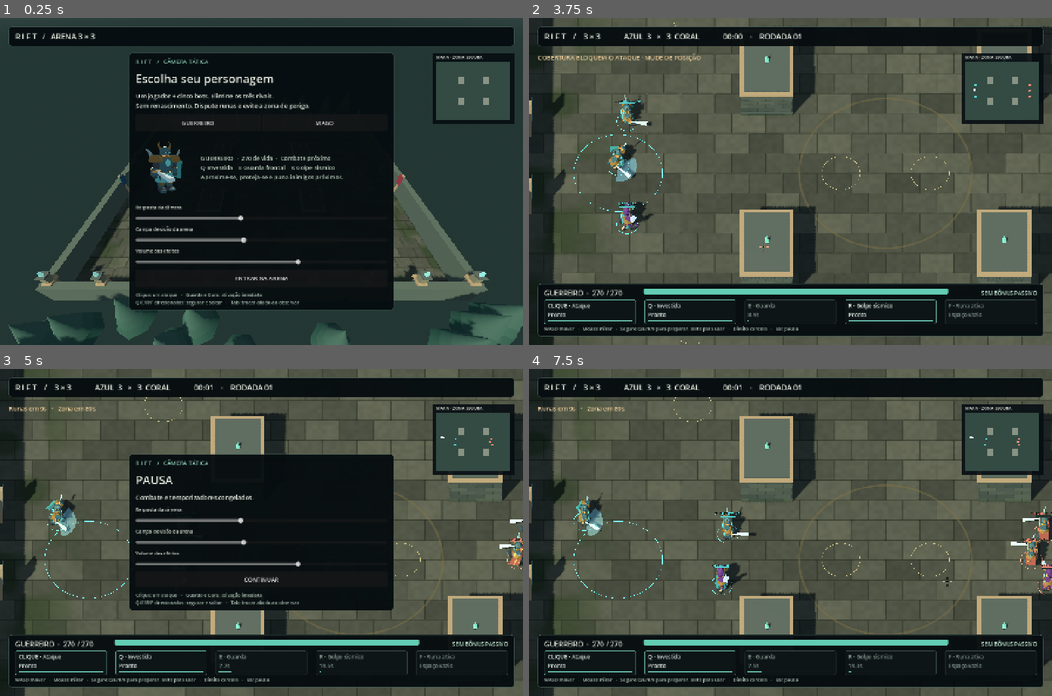
Above: before the commit, frames 1-4 (two rows, left to right).
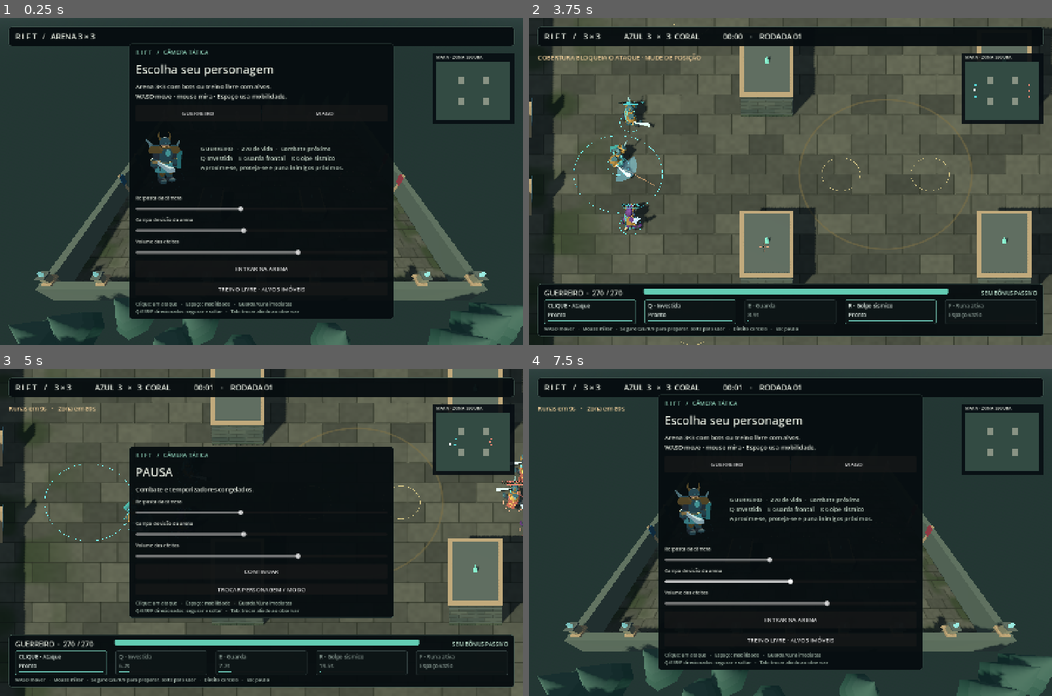
Above: after the commit, the same moments.

Repository: eduardo-aop/JoguinhoO
Game: Godot game, scene res://scenes/arena.tscn
Same seed, same stepped clock (60 frames per second), same inputs: the game is played once before the commit and once after it.
Inputs (mouse positions are in pixels of both pictures, inside the frame that each line leads up to):
- Up to frame 1 (0.25 s): no input
- Up to frame 2 (3.75 s): click "ENTRAR NA ARENA" at 0.5 s; tap Enter at 1.25 s; move the mouse to (905, 165) at 1.27 s; hold D (move_right) 1.28-2.03 s; tap E at 1.35, 2.3, 3.6 s; click (905, 165) at 1.42 s; tap Space at 1.52, 1.55, 1.82, 2, 2.1, 2.27, 2.57, 3.05 s; move the mouse to (685, 197) at 2.02 s; hold S (move_back) 2.03-2.78 s; click (685, 197) at 2.17 s; move the mouse to (842, 109) at 2.77 s; hold D (move_right) 2.78-3.53 s; tap Q at 2.85 s; click (842, 109) at 2.92 s; move the mouse to (764, 246) at 3.52 s; hold W (move_forward) from 3.53 s (still down); click (764, 246) at 3.67 s
- Up to frame 3 (5 s): tap Space at 3.77, 4.07, 4.52, 4.55, 4.82 s; move the mouse to (418, 581) at 4.27 s; release W (move_forward) at 4.28 s; hold A (move_left) from 4.28 s (still down); tap R at 4.35 s; click (418, 581) at 4.42 s; tap Escape at 4.9 s
- Up to frame 4 (7.5 s): release A (move_left) at 5 s; click (790, 588) at 5 s, where only the run after the commit has a clickable "TROCAR PERSONAGEM / MODO"; move the mouse to (633, 483) at 5.77 s; hold A (move_left) 5.78-6.53 s; tap F at 5.85 s; click (633, 483) at 5.92 s; tap Space at 6.02, 6.32, 6.8 s; tap E at 6.05 s; move the mouse to (816, 532) at 6.52 s; hold S (move_back) 6.53-7.25 s; tap Tab at 6.6 s; click (816, 532) at 6.67 s; click (790, 578) at 7.25 s, where only the run before the commit has a clickable "CONTINUAR"

The runs differ from the first frame. In frame 1, 8.4% of the frame differs, in the area x 24-76%, y 8-92%; in frame 2, 2.1%; in frame 3, 18%; in frame 4, 76%, in the area x 0-100%, y 0-100%.

Commit message:
feat: refina controles de arena e adiciona treino livre

Diff:
--- /dev/null
+++ b/docs/validacao-brawler/report.json
@@ -0,0 +1,176 @@
+{
+  "generated_utc": "2026-09-11T13:04:01.297830+00:00",
+  "project": "JoguinhoO",
+  "tests": [
+    {
+      "name": "brawler",
+      "checks": 25,
+      "failures": 0,
+      "exit_code": 0,
+      "script_errors": false,
+      "unexpected_errors": [],
+      "environment_warnings": [
+        "ERROR: Failed to open 'user://logs/godot2026-09-11T10.04.01.log'.",
+        "ERROR: Failed to open log file for writing: user://logs/godot.log",
+        "ERROR: Condition \"ret != noErr\" is true. Returning: \"\""
+      ],
+      "passed": true
+    },
+    {
+      "name": "suite",
+      "checks": 67,
+      "failures": 0,
+      "exit_code": 0,
+      "script_errors": false,
+      "unexpected_errors": [],
+      "environment_warnings": [
+        "ERROR: Failed to open 'user://logs/godot2026-09-11T10.04.01.log'.",
+        "ERROR: Failed to open log file for writing: user://logs/godot.log",
+        "ERROR: Condition \"ret != noErr\" is true. Returning: \"\""
+      ],
+      "passed": true
+    },
+    {
+      "name": "polish",
+      "checks": 20,
+      "failures": 0,
+      "exit_code": 0,
+      "script_errors": false,
+      "unexpected_errors": [],
+      "environment_warnings": [
+        "ERROR: Failed to open 'user://logs/godot2026-09-11T10.04.04.log'.",
+        "ERROR: Failed to open log file for writing: user://logs/godot.log",
+        "ERROR: Condition \"ret != noErr\" is true. Returning: \"\""
+      ],
+      "passed": true
+    },
+    {
+      "name": "control",
+      "checks": 19,
+      "failures": 0,
+      "exit_code": 0,
+      "script_errors": false,
+      "unexpected_errors": [],
+      "environment_warnings": [
+        "ERROR: Failed to open 'user://logs/godot2026-09-11T10.04.04.log'.",
+        "ERROR: Failed to open log file for writing: user://logs/godot.log",
+        "ERROR: Condition \"ret != noErr\" is true. Returning: \"\""
+      ],
+      "passed": true
+    },
+    {
+      "name": "tactical_camera",
+      "checks": 22,
+      "failures": 0,
+      "exit_code": 0,
+      "script_errors": false,
+      "unexpected_errors": [],
+      "environment_warnings": [
+        "ERROR: Failed to open 'user://logs/godot2026-09-11T10.04.04.log'.",
+        "ERROR: Failed to open log file for writing: user://logs/godot.log",
+        "ERROR: Condition \"ret != noErr\" is true. Returning: \"\""
+      ],
+      "passed": true
+    },
+    {
+      "name": "input_and_stress",
+      "checks": 26,
+      "failures": 0,
+      "exit_code": 0,
+      "script_errors": false,
+      "unexpected_errors": [],
+      "environment_warnings": [
+        "ERROR: Failed to open 'user://logs/godot2026-09-11T10.04.04.log'.",
+        "ERROR: Failed to open log file for writing: user://logs/godot.log",
+        "ERROR: Condition \"ret != noErr\" is true. Returning: \"\""
+      ],
+      "passed": true
+    },
+    {
+      "name": "attack_timing",
+      "checks": 6,
+      "failures": 0,
+      "exit_code": 0,
+      "script_errors": false,
+      "unexpected_errors": [],
+      "environment_warnings": [
+        "ERROR: Failed to open 'user://logs/godot2026-09-11T10.04.19.log'.",
+        "ERROR: Failed to open log file for writing: user://logs/godot.log",
+        "ERROR: Condition \"ret != noErr\" is true. Returning: \"\""
+      ],
+      "passed": true
+    },
+    {
+      "name": "effects",
+      "checks": 18,
+      "failures": 0,
+      "exit_code": 0,
+      "script_errors": false,
+      "unexpected_errors": [],
+      "environment_warnings": [
+        "ERROR: Failed to open 'user://logs/godot2026-09-11T10.04.19.log'.",
+        "ERROR: Failed to open log file for writing: user://logs/godot.log",
+        "ERROR: Condition \"ret != noErr\" is true. Returning: \"\""
+      ],
+      "passed": true
+    },
+    {
+      "name": "tactics",
+      "checks": 8,
+      "failures": 0,
+      "exit_code": 0,
+      "script_errors": false,
+      "unexpected_errors": [],
+      "environment_warnings": [
+        "ERROR: Failed to open 'user://logs/godot2026-09-11T10.04.19.log'.",
+        "ERROR: Failed to open log file for writing: user://logs/godot.log",
+        "ERROR: Condition \"ret != noErr\" is true. Returning: \"\""
+      ],
+      "passed": true
+    },
+    {
+      "name": "telemetry",
+      "checks": 7,
+      "failures": 0,
+      "exit_code": 0,
+      "script_errors": false,
+      "unexpected_errors": [],
+      "environment_warnings": [
+        "ERROR: Failed to open 'user://logs/godot2026-09-11T10.04.19.log'.",
+        "ERROR: Failed to open log file for writing: user://logs/godot.log",
+        "ERROR: Condition \"ret != noErr\" is true. Returning: \"\""
+      ],
+      "passed": true
+    },
+    {
+      "name": "dash_timing",
+      "checks": 6,
+      "failures": 0,
+      "exit_code": 0,
+      "script_errors": false,
+      "unexpected_errors": [],
+      "environment_warnings": [
+        "ERROR: Failed to open 'user://logs/godot2026-09-11T10.04.19.log'.",
+        "ERROR: Failed to open log file for writing: user://logs/godot.log",
+        "ERROR: Condition \"ret != noErr\" is true. Returning: \"\""
+      ],
+      "passed": true
+    },
+    {
+      "name": "hitbox",
+      "checks": 8,
+      "failures": 0,
+      "exit_code": 0,
+      "script_errors": false,
+      "unexpected_errors": [],
+      "environment_warnings": [
+        "ERROR: Failed to open 'user://logs/godot2026-09-11T10.04.20.log'.",
+        "ERROR: Failed to open log file for writing: user://logs/godot.log",
+        "ERROR: Condition \"ret != noErr\" is true. Returning: \"\""
+      ],
+      "passed": true
+    }
+  ],
+  "checks": 232,
+  "passed": true
+}
--- a/scripts/arena.gd
+++ b/scripts/arena.gd
@@ -14,6 +14,7 @@
 var spectator: RiftFighter
 var hud: RiftHUD
 var overview: Camera3D
+var practice_mode := false
 var active := false
 var elapsed := 0.0
 var countdown := -1.0
@@ -147,8 +148,9 @@
 		marker.scale = Vector3.ONE
 	win_queued = false
 
-func start_round(hero_choice: String = "warrior", skip_countdown: bool = false) -> void:
+func start_round(hero_choice: String = "warrior", skip_countdown: bool = false, practice: bool = false) -> void:
 	clear_round()
+	practice_mode = practice
 	selected_hero = hero_choice
 	round_number += 1
 	elapsed = 0
@@ -168,6 +170,14 @@
 			fighters.append(f)
 			if f.human:
 				player = f
+	if practice_mode:
+		player.position = Vector3(0,.01,6)
+		for i in fighters.size():
+			var f := fighters[i]
+			if not f.human:
+				f.set_physics_process(false)
+				f.position = Vector3((i-4)*4,.01,-2) if f.team == 1 else Vector3(-15,.01,(i-1)*4)
+				f.rotation.y = PI
 	rig = ThirdPersonRig.new()
 	rig.settings = settings
 	rig.actor = player
@@ -191,10 +201,11 @@
 		spawn_runes()
 		next_runes += RiftRules.RUNE_INTERVAL
 	update_rune_warning()
-	update_zone(dt)
+	if not practice_mode:
+		update_zone(dt)
 	if is_instance_valid(rig) and is_instance_valid(rig.actor):
 		rig.actor.model.visible = rig.model_visible
-	if elapsed >= RiftRules.ROUND_LIMIT:
+	if not practice_mode and elapsed >= RiftRules.ROUND_LIMIT:
 		adjudicate()
 
 func update_rune_warning() -> void:
--- a/scripts/camera_rig.gd
+++ b/scripts/camera_rig.gd
@@ -86,9 +86,6 @@
 				excluded.append(ally.get_rid())
 	var query := PhysicsRayQueryParameters3D.create(origin,destination,1 | 2,excluded)
 	var hit := get_world_3d().direct_space_state.intersect_ray(query)
-	if not hit.is_empty() and hit.collider is RiftFighter:
-		hit.position = hit.collider.global_position + Vector3.UP*1.2
-		return hit
 	# Ranged shots intersect the cursor ray at launch height, so the visible
 	# trajectory passes through the marker instead of above it.
 	var point := ground_at(cursor)
@@ -98,4 +95,4 @@
 		if at_height != null:
 			point = at_height
 	point.y = height
-	return {"position":point,"collider":null}
+	return {"position":point,"collider":hit.get("collider")}
--- a/scripts/fighter.gd
+++ b/scripts/fighter.gd
@@ -137,6 +137,10 @@
 		elif event.button_index == MOUSE_BUTTON_RIGHT:
 			cancel_prepare()
 	if event is InputEventKey and not event.echo:
+		if event.physical_keycode == KEY_SPACE and event.pressed:
+			refresh_cursor_aim()
+			cast(0 if hero == "warrior" else 1)
+			return
 		var slot := [KEY_Q,KEY_E,KEY_R,KEY_F].find(event.physical_keycode)
 		if slot >= 0:
 			refresh_cursor_aim()
@@ -230,6 +234,8 @@
 		velocity = dash_direction*23*dash_fraction
 	else:
 		var acceleration: float = arena.settings.stopping_rate if move_axis_world.length() < .1 else arena.settings.acceleration_rate
+		if Vector3(velocity.x,0,velocity.z).dot(move_axis_world) < 0:
+			acceleration = maxf(acceleration,100.0)
 		var horizontal := Vector2(velocity.x,velocity.z)
 		var target_velocity := Vector2(move_axis_world.x,move_axis_world.z)*speed
 		horizontal = horizontal.move_toward(target_velocity,acceleration*dt)
@@ -372,6 +378,8 @@
 	movement_preview_blocked = false
 	if preparing < 0:
 		aim_indicator.hide()
+		if human:
+			show_basic_aim()
 		return
 	aim_indicator.show()
 	aim_indicator.position = Vector3(0,.05,0)
@@ -417,6 +425,24 @@
 		show_path_preview(global_position,Vector3(point.x,global_position.y,point.z),color)
 	aim_indicator.material_override.albedo_color = color
 
+func show_basic_aim() -> void:
+	var reach: float = stats.range
+	var color := Color("ff946d") if aim_obstructed else Color("8be8df")
+	if hero == "warrior":
+		show_path_preview(global_position,global_position+forward_flat()*reach,color)
+		return
+	var origin := global_position+Vector3.UP*1.2
+	var point := origin+(aim_point-origin).normalized()*reach
+	var excluded: Array[RID] = []
+	for ally in arena.fighters:
+		if ally.team == team: excluded.append(ally.get_rid())
+	var hit := get_world_3d().direct_space_state.intersect_ray(PhysicsRayQueryParameters3D.create(origin,point,3,excluded))
+	if not hit.is_empty(): point = hit.position
+	show_path_preview(origin,point,color)
+	# Projectiles and this guide share the same launch plane.
+	path_indicator.global_position.y = origin.y
+	path_indicator.material_override.albedo_color.a = .22
+
 func show_path_preview(from: Vector3,to: Vector3,color: Color) -> void:
 	from.y = .07
 	to.y = .07
@@ -464,6 +490,12 @@
 	if not environmental:
 		if source != null and source.human:
 			arena.hud.hit_confirm(blocked)
+	if hp <= 0 and arena.practice_mode and not human:
+		hp = max_hp
+		arena.hud.notify("ALVO RESTAURADO",.6)
+	if arena.practice_mode and not human:
+		hp_bar.scale.x = maxf(.001,hp/max_hp)
+		caption.text = "ALVO · %d" % ceili(hp)
 	if hp <= 0:
 		if not environmental and source is RiftFighter:
 			source.eliminations += 1
--- a/scripts/hud.gd
+++ b/scripts/hud.gd
@@ -12,6 +12,8 @@
 var combat_panel: PanelContainer
 var choice_row: HBoxContainer
 var launch: Button
+var selection_button: Button
+var practice_button: Button
 var resume_button: Button
 var top: Label
 var info: Label
@@ -245,12 +247,24 @@
 	launch.custom_minimum_size.y = 48
 	launch.pressed.connect(func(): arena.start_round(arena.selected_hero))
 	list.add_child(launch)
+	practice_button = Button.new()
+	practice_button.text = "TREINO LIVRE · ALVOS IMÓVEIS"
+	practice_button.custom_minimum_size.y = 38
+	practice_button.pressed.connect(func(): arena.start_round(arena.selected_hero,true,true))
+	list.add_child(practice_button)
 	resume_button = Button.new()
 	resume_button.text = "CONTINUAR"
 	resume_button.custom_minimum_size.y = 42
 	resume_button.pressed.connect(resume_game)
 	list.add_child(resume_button)
-	list.add_child(label("Clique: um ataque   ·   Guarda e Cura: ativação imediata\nQ/E/R/F direcionados: segurar e soltar   ·   Tab: trocar aliado ao observar",13,Color("a9bfb0")))
+	selection_button = Button.new()
+	selection_button.text = "TROCAR PERSONAGEM / MODO"
+	selection_button.pressed.connect(func():
+		arena.clear_round()
+		arena.overview.current = true
+		show_selection())
+	list.add_child(selection_button)
+	list.add_child(label("Clique: um ataque   ·   Espaço: mobilidade   ·   Guarda/Cura imediatas\nQ/E/R/F direcionados: segurar e soltar   ·   Tab: trocar aliado ao observar",13,Color("a9bfb0")))
 
 func update_choice() -> void:
 	hero_preview.show_hero(arena.selected_hero)
@@ -260,6 +274,15 @@
 		choice_label.text = "MAGO  ·  200 de vida  ·  Distância e controle\nQ Orbe explosivo    E Passo arcano    R Campo glacial\nMantenha distância e controle áreas com magia."
 
 func show_selection() -> void:
+	title.text = "Escolha seu personagem"
+	description.text = "Arena 3×3 com bots ou treino livre com alvos.\nWASD move · mouse mira · Espaço usa mobilidade."
+	choice_row.show()
+	choice_label.show()
+	hero_details.show()
+	launch.show()
+	launch.text = "ENTRAR NA ARENA"
+	practice_button.show()
+	selection_button.hide()
 	overlay.show()
 	resume_button.hide()
 	update_choice()
@@ -286,6 +309,8 @@
 	choice_label.hide()
 	hero_details.hide()
 	launch.hide()
+	practice_button.hide()
+	selection_button.show()
 	resume_button.show()
 	overlay.show()
 	Input.mouse_mode = Input.MOUSE_MODE_VISIBLE
@@ -304,6 +329,8 @@
 	hero_details.show()
 	launch.show()
 	launch.text = "PRÓXIMA RODADA"
+	practice_button.show()
+	selection_button.hide()
 	resume_button.hide()
 	update_choice()
 	overlay.show()
@@ -369,7 +396,7 @@
 	notification_time = maxf(0,notification_time-dt)
 	if not f.alive:
 		info.text = "ELIMINADO · OBSERVANDO ALIADO · TAB PARA TROCAR"
-	elif arena.elapsed >= RiftRules.ZONE_START and not arena.inside_zone(f.global_position):
+	elif not arena.practice_mode and arena.elapsed >= RiftRules.ZONE_START and not arena.inside_zone(f.global_position):
 		info.text = "FORA DA ÁREA SEGURA · VOLTE AO CENTRO!"
 	elif f.preparing >= 0 and f.movement_preview_blocked:
 		info.text = "TRAJETO BLOQUEADO · MUDE A DIREÇÃO OU CANCELE"
@@ -379,6 +406,8 @@
 		info.text = "COBERTURA BLOQUEIA O ATAQUE · MUDE DE POSIÇÃO"
 	elif notification_time > 0:
 		info.text = toast_message
+	elif arena.practice_mode:
+		info.text = "TREINO · ESPAÇO: MOBILIDADE · ALVOS RESTAURAM VIDA · ESC: MENU"
 	elif arena.elapsed >= RiftRules.ZONE_START:
 		info.text = "ZONA DE PERIGO · FIQUE NA ÁREA SEGURA" if arena.inside_zone(f.global_position) else "FORA DA ÁREA SEGURA · VOLTE AO CENTRO!"
 	elif arena.elapsed >= RiftRules.ZONE_START-10:
--- a/scripts/settings.gd
+++ b/scripts/settings.gd
@@ -12,8 +12,8 @@
 		if not is_finite(value): return
 		effects_volume = clampf(value,0,1)
 		effects_volume_changed.emit(effects_volume)
-@export var acceleration_rate: float = 34.0
-@export var stopping_rate: float = 44.0
+@export var acceleration_rate: float = 70.0
+@export var stopping_rate: float = 90.0
 @export var input_buffer_window: float = 0.12
 
 const PREFERENCES_PATH := "user://tactical-preferences.cfg"
--- /dev/null
+++ b/tests/brawler.gd
@@ -0,0 +1,58 @@
+extends SceneTree
+var checks := 0
+var failures := 0
+func _initialize() -> void: call_deferred("run")
+func check(ok: bool,label: String) -> void:
+	checks += 1
+	if not ok: failures += 1
+	print("PASS " if ok else "FAIL ",label)
+func frames(n: int) -> void:
+	for i in n: await physics_frame
+func run() -> void:
+	var game: RiftArena = load("res://scenes/arena.tscn").instantiate()
+	root.add_child(game)
+	for hero in ["warrior","mage"]:
+		game.start_round(hero,true,true)
+		await frames(3)
+		var p := game.player
+		p.set_physics_process(false)
+		check(game.practice_mode and game.active,"practice starts immediately "+hero)
+		check(game.fighters.filter(func(f): return not f.human).all(func(f): return not f.is_physics_processing()),"practice opponents stay still "+hero)
+		var dummy := game.fighters[3]
+		dummy.take_damage(30,p,p.position)
+		check(dummy.hp == dummy.max_hp-30 and dummy.hp_bar.scale.x < 1,"practice dummy displays damage "+hero)
+		dummy.take_damage(10000,p,p.position)
+		check(dummy.alive and dummy.hp == dummy.max_hp and p.eliminations == 0,"practice target restores without scoring an elimination "+hero)
+		game.elapsed = 170
+		game._physics_process(.1)
+		check(game.active and game.zone_half == RiftRules.MAP_HALF,"practice has no time limit or zone "+hero)
+		p.update_indicator()
+		check(p.path_indicator.visible,"idle player has visible attack range guide "+hero)
+		Input.action_press("move_right")
+		p.velocity = Vector3.ZERO
+		for i in 6: p._physics_process(1.0/60)
+		check(p.velocity.x > float(p.stats.speed)*.95,"movement reaches speed within 100 ms "+hero)
+		Input.action_release("move_right")
+		Input.action_press("move_left")
+		for i in 8: p._physics_process(1.0/60)
+		check(p.velocity.x < -float(p.stats.speed)*.95,"direction reversal responds within 134 ms "+hero)
+		Input.action_release("move_left")
+		var space := InputEventKey.new()
+		space.physical_keycode = KEY_SPACE
+		space.pressed = true
+		p._unhandled_input(space)
+		var slot := 0 if hero == "warrior" else 1
+		check(p.cooldowns[slot] > 0,"space uses class mobility "+hero)
+		var uses: int = p.abilities_used[slot]
+		p._unhandled_input(space)
+		check(p.abilities_used[slot] == uses,"space respects mobility cooldown "+hero)
+		game.hud.pause_game()
+		check(game.hud.selection_button.visible and not game.hud.practice_button.visible,"pause exposes mode switch "+hero)
+		game.hud.selection_button.pressed.emit()
+		check(not game.active and not paused and game.hud.launch.visible and game.hud.practice_button.visible,"mode switch restores full selection "+hero)
+	game.start_round("warrior",true)
+	check(not game.practice_mode and game.fighters.all(func(f): return f.is_physics_processing()),"regular arena restores bots after practice")
+	game.queue_free()
+	await frames(3)
+	print("BRAWLER_COMPLETE checks=%d failures=%d" % [checks,failures])
+	quit(1 if failures else 0)
--- /dev/null
+++ b/tests/brawler_preview.gd
@@ -0,0 +1,16 @@
+extends Node
+func capture(path: String) -> void:
+	for i in 20: await get_tree().process_frame
+	await RenderingServer.frame_post_draw
+	get_viewport().get_texture().get_image().save_png(path)
+func _ready() -> void:
+	DirAccess.make_dir_recursive_absolute(ProjectSettings.globalize_path("res://work"))
+	var game: RiftArena = load("res://scenes/arena.tscn").instantiate()
+	add_child(game)
+	await capture("res://work/brawler-menu.png")
+	game.start_round("mage",true,true)
+	game.rig.cursor_position = game.rig.camera.unproject_position(Vector3(1,1.2,-2))
+	await capture("res://work/brawler-training.png")
+	game.hud.pause_game()
+	await capture("res://work/brawler-pause.png")
+	print("BRAWLER_PREVIEW_COMPLETE")
--- /dev/null
+++ b/tests/brawler_preview.tscn
@@ -0,0 +1,4 @@
+[gd_scene load_steps=2 format=3]
+[ext_resource type="Script" path="res://tests/brawler_preview.gd" id="1"]
+[node name="BrawlerPreview" type="Node"]
+script = ExtResource("1")
--- a/tests/tactical_camera.gd
+++ b/tests/tactical_camera.gd
@@ -44,7 +44,7 @@
 	await frames(3)
 	var screen := rig.camera.unproject_position(enemy.global_position+Vector3.UP*1.2)
 	check(rig.aim_at(screen).collider == enemy,"cursor selects enemy body")
-	check(rig.aim_at(screen).position.is_equal_approx(enemy.global_position+Vector3.UP*1.2),"ranged aim targets enemy torso")
+	check(rig.camera.unproject_position(rig.aim_at(screen+Vector2(3,0)).position).distance_to(screen+Vector2(3,0)) < .01,"hovering an enemy does not pull aim away from cursor")
 	var empty := rig.aim_at(rig.camera.unproject_position(Vector3(-3,0,2)))
 	check(is_equal_approx(empty.position.y,p.global_position.y+1.2),"empty ground aim keeps projectiles above floor")
 	var empty_screen := rig.camera.unproject_position(Vector3(-3,0,2))
Not shown, added: tests/brawler.gd.uid
Not shown, added: tests/brawler_preview.gd.uid
Not shown, changed: README.md
Not shown, added: docs/DIRECAO-BATTLERITE.md
Not shown, added: docs/validacao-brawler/attack_timing.log
Not shown, added: docs/validacao-brawler/brawler.log
Not shown, added: docs/validacao-brawler/control.log
Not shown, added: docs/validacao-brawler/dash_timing.log
Not shown, added: docs/validacao-brawler/effects.log
Not shown, added: docs/validacao-brawler/hitbox.log
Not shown, added: docs/validacao-brawler/input_and_stress.log
Not shown, added: docs/validacao-brawler/polish.log
(and 5 more such lines)
